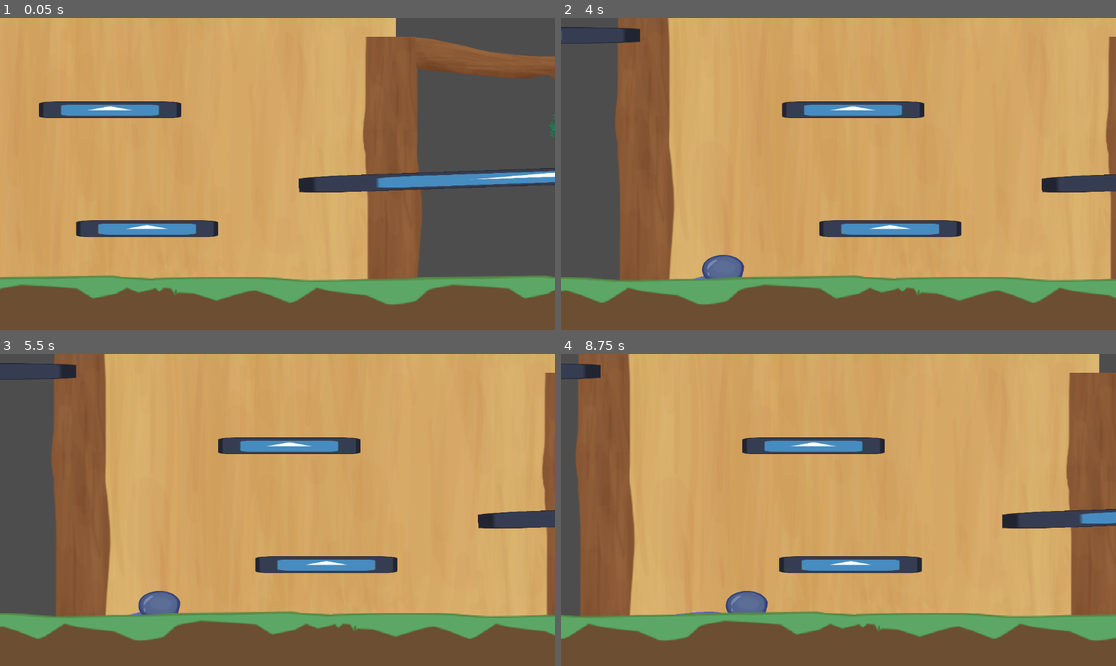
Above: before the commit, frames 1-4 (two rows, left to right).
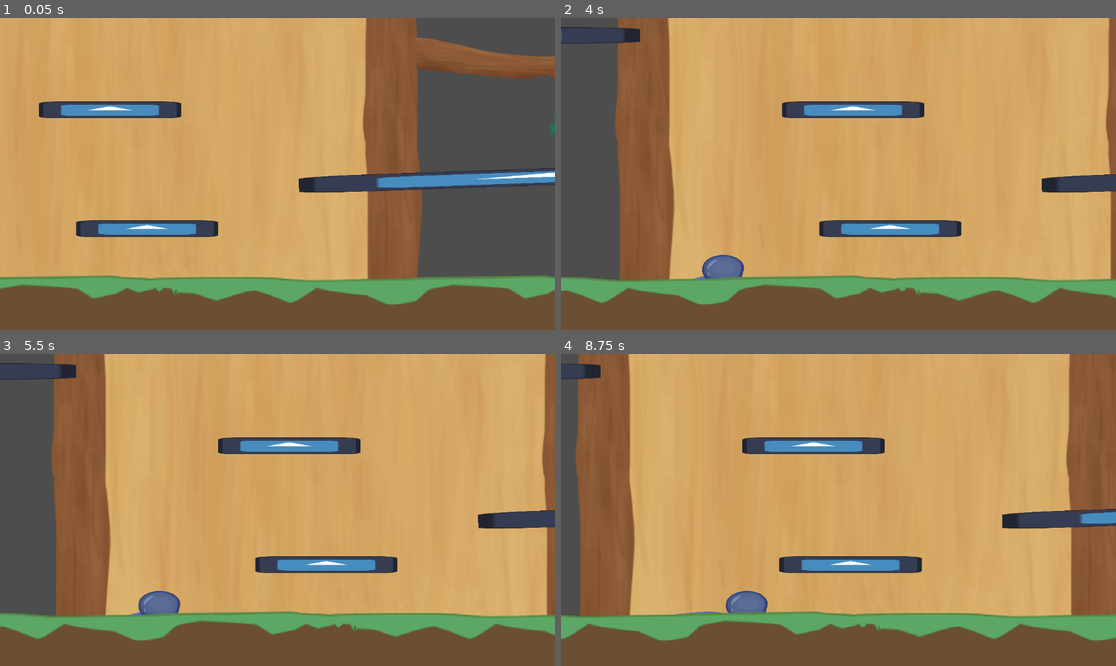
Above: after the commit, the same moments.

Repository: meatball133/GameJam2D
Game: Godot game, scene res://scenes/main.tscn
The game is run twice, just before and just after one commit, with the same random seed, the same clock (stepped at 60 frames per second) and the same inputs. The engine's default icon, where the game draws it, is replaced by a stand-in: a white triangle on a blue panel in a dark square. Sound files missing from this copy of the repository are replaced by a short silence.
Inputs:
- Up to frame 1 (0.05 s): no input
- Up to frame 2 (4 s): tap Enter (ui_accept) at 0.5 s; hold D (right) 0.53-2.03 s; tap W (jump) at 0.77, 1.52, 3.02, 3.77 s; hold A (left) 2.03-2.78 s; hold D (right) from 2.78 s (still down)
- Up to frame 3 (5.5 s): release D (right) at 4.28 s; hold A (left) 4.28-5.03 s; tap W (jump) at 4.52 s; hold D (right) from 5.03 s (still down)
- Up to frame 4 (8.75 s): release D (right) at 5.78 s; hold A (left) 5.78-7.28 s; tap W (jump) at 6.02, 6.77, 7.52 s; hold D (right) from 7.28 s (still down)

The runs differ from the first frame. In frame 1, 0.6% of the frame differs, in the area x 65-76%, y 0-56%; in frame 2, 0.1%; in frame 3, 0.2%; in frame 4, 0.6%.

Commit message:
missclick oopsie

Diff:
--- a/scenes/main.tscn
+++ b/scenes/main.tscn
@@ -74,13 +74,13 @@
 texture = ExtResource("1_cygdh")
 
 [node name="TrunkSide3" type="Sprite2D" parent="TreeTrunk"]
-position = Vector2(70, 57.9827)
-scale = Vector2(0.212596, 0.0506836)
+position = Vector2(70, 57.39)
+scale = Vector2(0.212596, 0.0538872)
 texture = ExtResource("1_cygdh")
 
 [node name="TrunkSide4" type="Sprite2D" parent="TreeTrunk"]
-position = Vector2(70, 34.9191)
-scale = Vector2(0.212596, 0.0401957)
+position = Vector2(70, 37.452)
+scale = Vector2(0.212596, 0.0538872)
 texture = ExtResource("1_cygdh")
 
 [node name="WASDSign" type="Sprite2D" parent="."]
